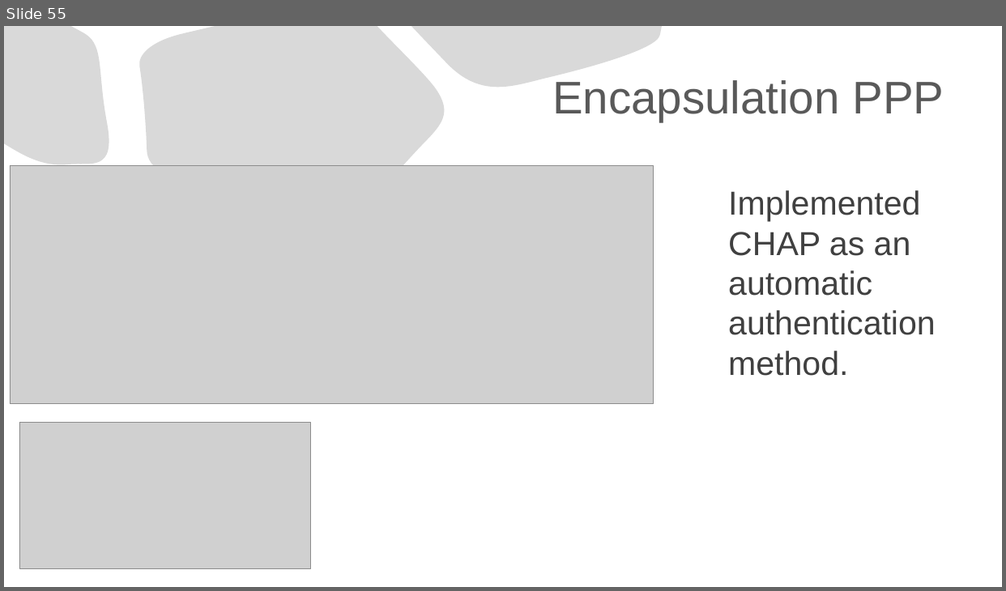
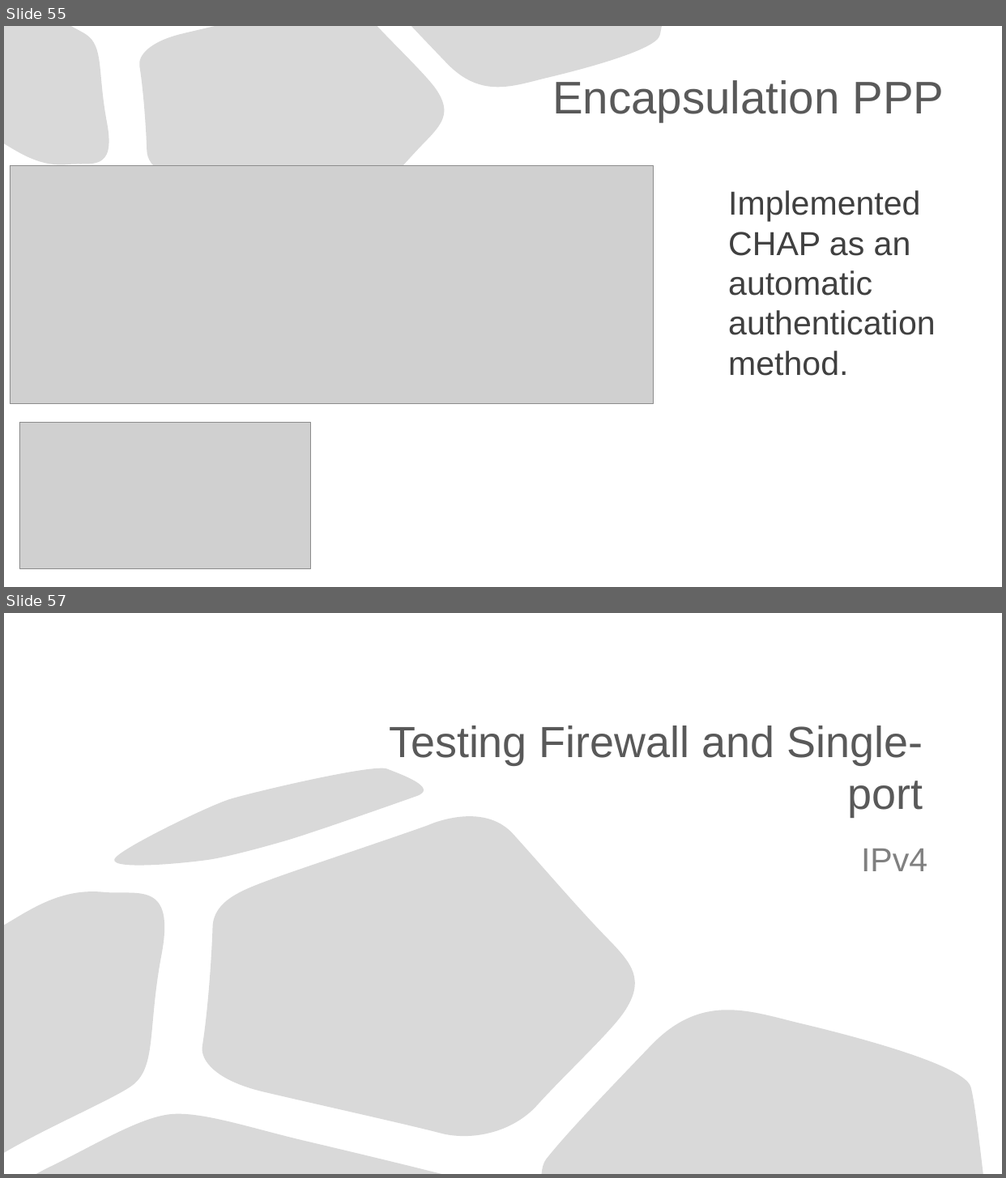
Before and after one commit to Advanced-Diploma-of-IT-Tel-Network-Eng/Assessments, a slide deck: TERM1-BLOCK1/2-ICTNWK541-Configure_Verify_Troubleshoot_WAN_links-IP_services/Assessmet_Task2/Task2/ICTNWK541 Assessment task.pptx. Shown one above the other, each under a label of ours: slide 55 before the commit, slides 55 and 57 after it; the slides between them are not shown. The pictures are 1006x591 and 1006x1178 pixels, drawn with LibreOffice and Linux fonts; fonts in the diff are those of the drawing; grey boxes stand for pictures. Boxes give left, top, right and bottom in pixels: in the first picture for what was removed or moved away, otherwise in the second. Text is boxed around its words. In the diff, an @@ line names an element or a change of style, - is before the commit and + after.

```diff
--- a/TERM1-BLOCK1/2-ICTNWK541-Configure_Verify_Troubleshoot_WAN_links-IP_services/Assessmet_Task2/Task2/ICTNWK541 Assessment task.pptx
+++ b/TERM1-BLOCK1/2-ICTNWK541-Configure_Verify_Troubleshoot_WAN_links-IP_services/Assessmet_Task2/Task2/ICTNWK541 Assessment task.pptx
@@ slide 57 added at bbox=[4, 613, 1002, 1174], background #FFFFFF @@
@@ title added at bbox=[389, 726, 923, 817], 42 pt, text #595959 @@
+Testing Firewall and Single-port
@@ freeform shape added at bbox=[111, 764, 440, 871], fill #D9D9D9, outline #000000 0.75 pt @@
@@ freeform shape added at bbox=[200, 801, 646, 1142], fill #D9D9D9, outline #000000 0.75 pt @@
@@ subtitle added at bbox=[861, 849, 927, 871], 32 pt, text #808080 @@
+IPv4
@@ freeform shape added at bbox=[4, 879, 177, 1153], fill #D9D9D9, outline #000000 0.75 pt @@
@@ freeform shape added at bbox=[542, 992, 983, 1174], fill #D9D9D9, outline #000000 0.75 pt @@
@@ freeform shape added at bbox=[36, 1112, 443, 1174], fill #D9D9D9, outline #000000 0.75 pt @@
```
Also in this commit, not shown: 10 other slides added.
